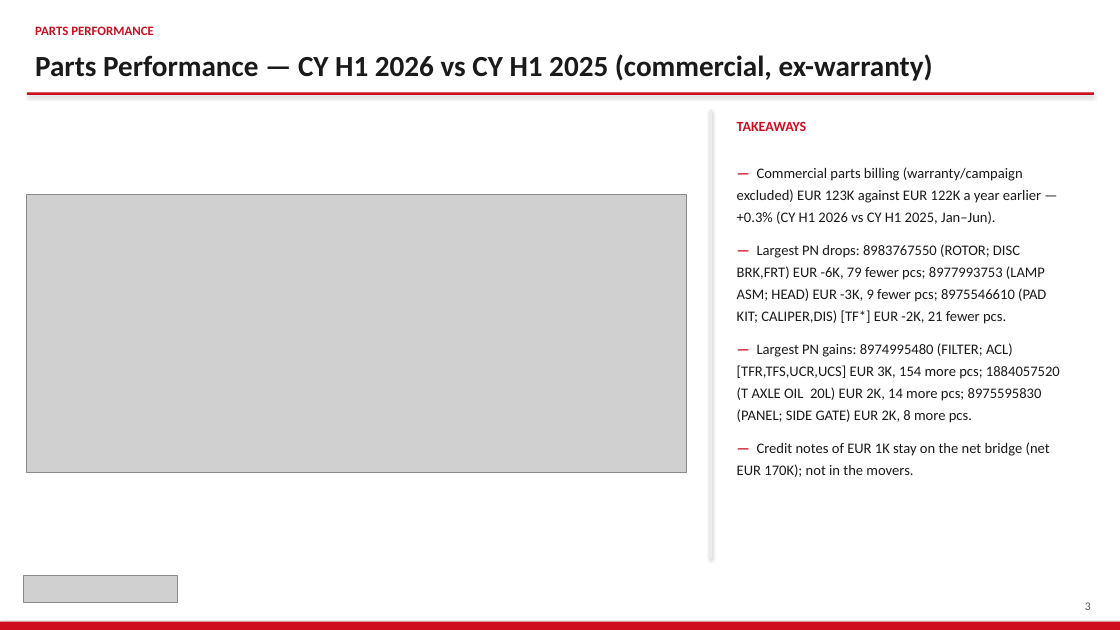
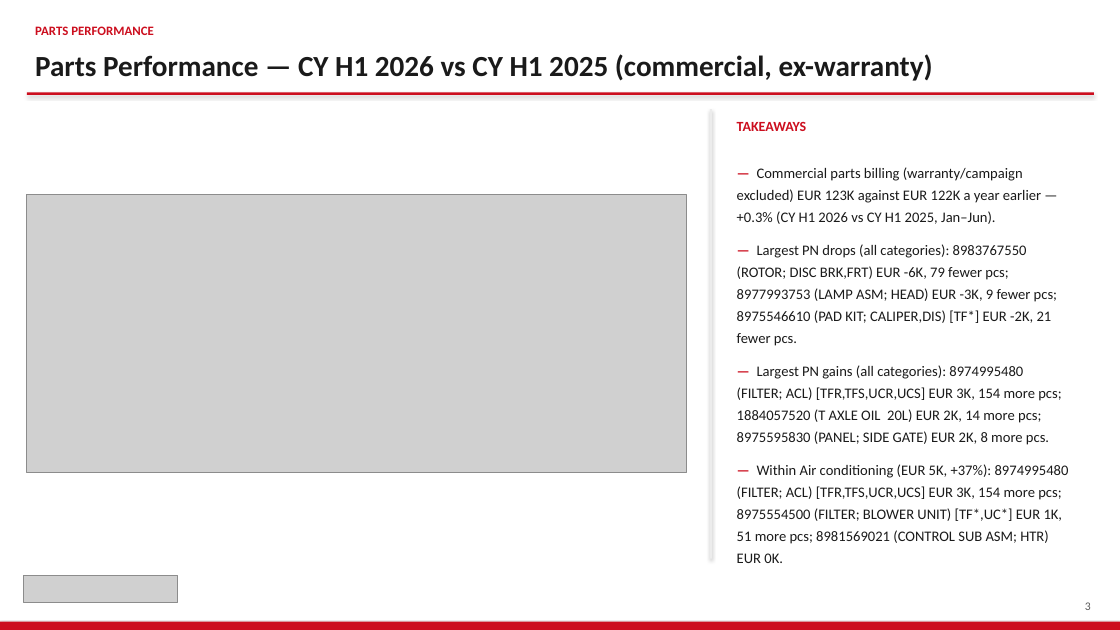
Before and after one commit to jeromio1987/ISZE, a slide deck: slide 3 of 09_meetings/HUNGARY_Sales_Review_2026/ISZE_HUNGARY_Sales_Review_FY2027.pptx. Drawn at 1120x630 pixels with LibreOffice and Linux fonts; fonts in the diff are those of the drawing; grey boxes stand for pictures. Boxes give left, top, right and bottom in pixels: in the first picture for what was removed or moved away, otherwise in the second. Text is boxed around its words. In the diff, an @@ line names an element or a change of style, - is before the commit and + after.

```diff
--- a/09_meetings/HUNGARY_Sales_Review_2026/ISZE_HUNGARY_Sales_Review_FY2027.pptx
+++ b/09_meetings/HUNGARY_Sales_Review_2026/ISZE_HUNGARY_Sales_Review_FY2027.pptx
@@ text at [737, 244, 1069, 563]: text changed @@
-— Largest PN drops: 8983767550 (ROTOR; DISC BRK,FRT) EUR -6K, 79 fewer pcs; 8977993753 (LAMP ASM; HEAD) EUR -3K, 9 fewer pcs; 8975546610 (PAD KIT; CALIPER,DIS) [TF*] EUR -2K, 21 fewer pcs.
-— Largest PN gains: 8974995480 (FILTER; ACL) [TFR,TFS,UCR,UCS] EUR 3K, 154 more pcs; 1884057520 (T AXLE OIL 20L) EUR 2K, 14 more pcs; 8975595830 (PANEL; SIDE GATE) EUR 2K, 8 more pcs.
-— Credit notes of EUR 1K stay on the net bridge (net EUR 170K); not in the movers.
+— Largest PN drops (all categories): 8983767550 (ROTOR; DISC BRK,FRT) EUR -6K, 79 fewer pcs; 8977993753 (LAMP ASM; HEAD) EUR -3K, 9 fewer pcs; 8975546610 (PAD KIT; CALIPER,DIS) [TF*] EUR -2K, 21 fewer pcs.
+— Largest PN gains (all categories): 8974995480 (FILTER; ACL) [TFR,TFS,UCR,UCS] EUR 3K, 154 more pcs; 1884057520 (T AXLE OIL 20L) EUR 2K, 14 more pcs; 8975595830 (PANEL; SIDE GATE) EUR 2K, 8 more pcs.
+— Within Air conditioning (EUR 5K, +37%): 8974995480 (FILTER; ACL) [TFR,TFS,UCR,UCS] EUR 3K, 154 more pcs; 8975554500 (FILTER; BLOWER UNIT) [TF*,UC*] EUR 1K, 51 more pcs; 8981569021 (CONTROL SUB ASM; HTR) EUR 0K.
```
Also in this commit, not shown: 18 other slides changed, 2 slides added, 3 slides removed, 13 other files.
